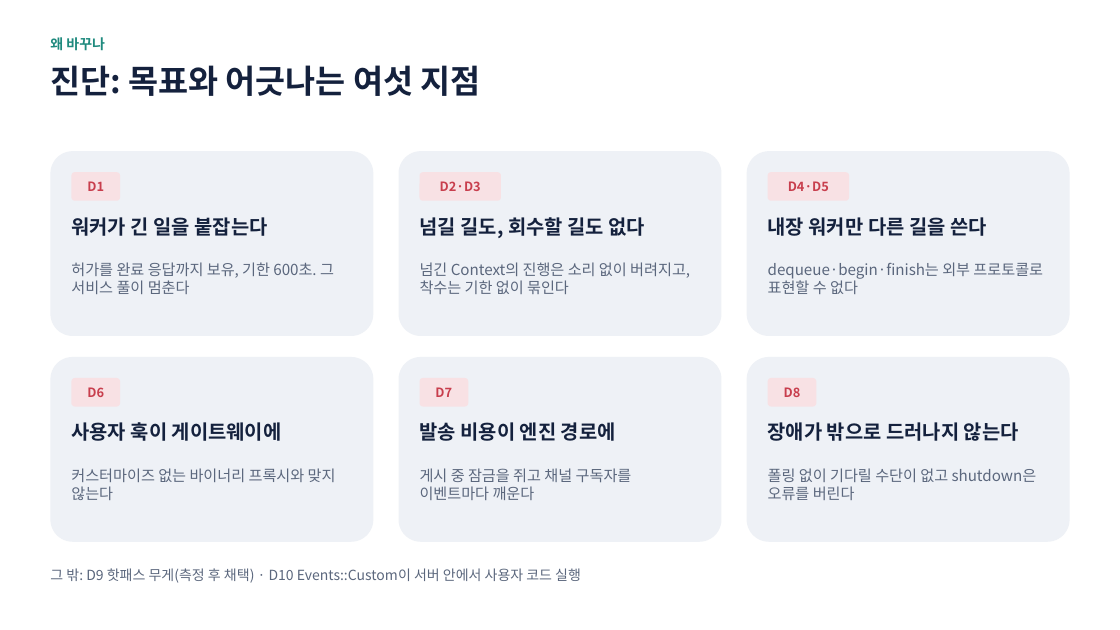
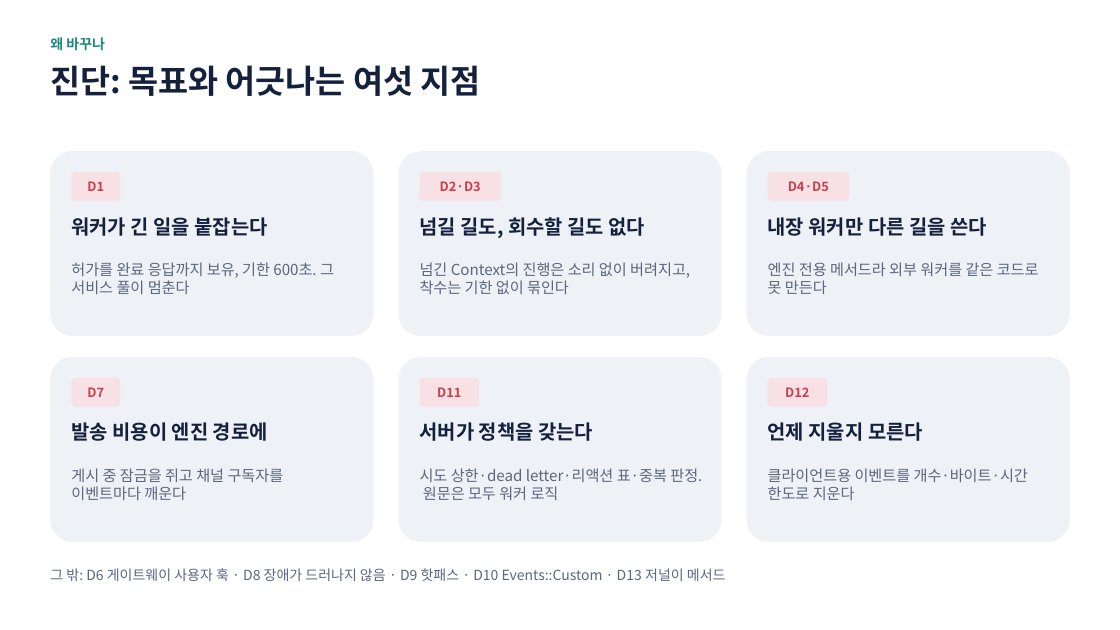
Before and after one commit to hikaMaeng/ruvent, a slide deck: slide 4 of docs/proposals/event-server-redesign.pptx. Drawn at 1120x630 pixels with LibreOffice and Linux fonts; fonts in the diff are those of the drawing. Boxes give left, top, right and bottom in pixels: in the first picture for what was removed or moved away, otherwise in the second. Text is boxed around its words. In the diff, an @@ line names an element or a change of style, - is before the commit and + after.

```diff
--- a/docs/proposals/event-server-redesign.pptx
+++ b/docs/proposals/event-server-redesign.pptx
@@ text at [768,262,1039,294]: text changed @@
-dequeue·begin·finish는 외부 프로토콜로 표현할 수 없다
+엔진 전용 메서드라 외부 워커를 같은 코드로 못 만든다
@@ text in rounded rectangle at [87,387,104,397]: text changed @@
-D6
+D7
@@ rounded rectangle "D11": place and size @@
-rounded rectangle "D11" at [419,378,468,407]
+rounded rectangle "D11" at [419,378,479,407]
@@ text in rounded rectangle at [437,387,461,397]: text changed @@
-D7
+D11
@@ rounded rectangle "D12": place and size @@
-rounded rectangle "D12" at [768,378,817,407]
+rounded rectangle "D12" at [768,378,828,407]
@@ text in rounded rectangle at [785,387,809,397]: text changed @@
-D8
+D12
@@ text at [71,422,268,441]: text changed @@
-사용자 훅이 게이트웨이에
+발송 비용이 엔진 경로에
@@ text at [420,422,593,441]: text changed @@
-발송 비용이 엔진 경로에
+서버가 정책을 갖는다
@@ text at [768,422,923,441]: text changed @@
-장애가 밖으로 드러나지 않는다
+언제 지울지 모른다
@@ text at [71,468,284,500]: text changed @@
-커스터마이즈 없는 바이너리 프록시와 맞지 않는다
+게시 중 잠금을 쥐고 채널 구독자를 이벤트마다 깨운다
@@ text at [420,468,702,500]: text changed @@
-게시 중 잠금을 쥐고 채널 구독자를 이벤트마다 깨운다
+시도 상한·dead letter·리액션 표·중복 판정. 원문은 모두 워커 로직
@@ text at [768,468,1028,500]: text changed @@
-폴링 없이 기다릴 수단이 없고 shutdown은 오류를 버린다
+클라이언트용 이벤트를 개수·바이트·시간 한도로 지운다
@@ text at [50,568,726,581]: text changed @@
-그 밖: D9 핫패스 무게(측정 후 채택) · D10 Events::Custom이 서버 안에서 사용자 코드 실행
+그 밖: D6 게이트웨이 사용자 훅 · D8 장애가 드러나지 않음 · D9 핫패스 · D10 Events::Custom · D13 저널이 메서드
```
Also in this commit, not shown: 16 other slides changed, 6 slides added, 6 slides removed, 3 other files.
